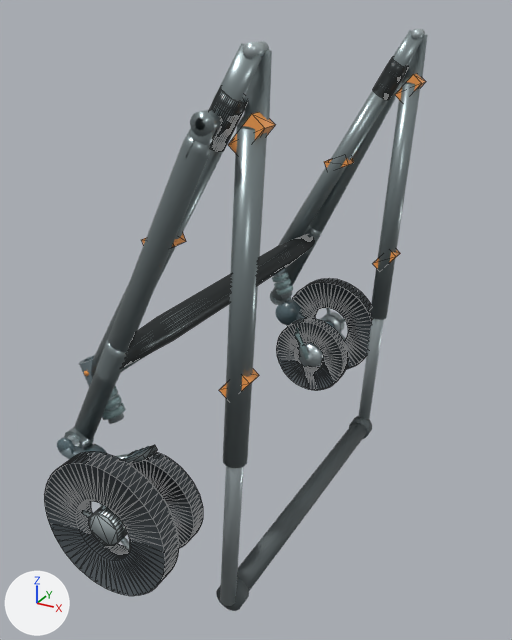
What one commit did to the glTF model models/no_cabin/w650_state3_wheel_S.glb.
Rendered twice from a 50 mm lens placed at (1.396, -0.933, 0.803), pointed at (0.901, -0.033, 0.353). Lighting does not change. The marker at lower left points along +X, +Y and +Z. The older version comes first. Mesh edges are drawn as thin lines on the coarser meshes.

In view in the first picture: 'FL_tire.011', 'FR_tire.011', 'RL_tire.011', 'RR_tire.011', 'V46_rear_leg_-1.011', 'V46_rear_leg_1.011', 'V46_rearbar.011', 'handle_slider_-1.013', 'main_lower_1.012', 'main_upper_-1.012', 'main_upper_1.012', 'round_handle.013' and 51 more.
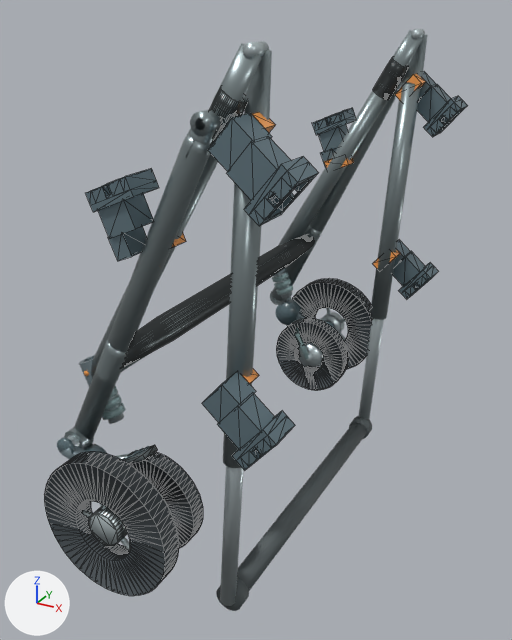
The change in detail:
Material 'Universal Cabin Receiver' (mat_universal_cabin_receiver) is new.
Its base color is (0.18, 0.26, 0.3) (greyish blue #768b95).
Its metallic is 0.58.
Its roughness is 0.42.
Mesh me_universal_cabin_receiver_m__1 is new.
It has 76 vertices, 156 faces and spans x 1.0034..1.1092, y -0.33..-0.282, z 0.6044..0.7058.
It uses material mat_universal_cabin_receiver (greyish blue #768b95).
Mesh me_universal_cabin_receiver_l__1 is new.
It has 76 vertices, 156 faces and spans x 0.8439..0.9118, y -0.33..-0.282, z 0.5327..0.6371.
It uses material mat_universal_cabin_receiver (greyish blue #768b95).
Mesh me_universal_cabin_receiver_h__1 is new.
It has 76 vertices, 156 faces and spans x 0.9848..1.0906, y -0.33..-0.282, z 0.305..0.4064.
It uses material mat_universal_cabin_receiver (greyish blue #768b95).
Mesh me_universal_cabin_receiver_m_1 is new.
It has 76 vertices, 156 faces and spans x 1.0034..1.1092, y 0.282..0.33, z 0.6044..0.7058.
It uses material mat_universal_cabin_receiver (greyish blue #768b95).
Mesh me_universal_cabin_receiver_l_1 is new.
It has 76 vertices, 156 faces and spans x 0.8439..0.9118, y 0.282..0.33, z 0.5327..0.6371.
It uses material mat_universal_cabin_receiver (greyish blue #768b95).
Mesh me_universal_cabin_receiver_h_1 is new.
It has 76 vertices, 156 faces and spans x 0.9848..1.0906, y 0.282..0.33, z 0.305..0.4064.
It uses material mat_universal_cabin_receiver (greyish blue #768b95).
Object 'Universal_Cabin_Receiver_M_-1' (ob_universal_cabin_receiver_m__1) is new; it shows me_universal_cabin_receiver_m__1.
Its location is (0.0, 0.0, 0.0).
Object 'Universal_Cabin_Receiver_L_-1' (ob_universal_cabin_receiver_l__1) is new; it shows me_universal_cabin_receiver_l__1.
Its location is (0.0, 0.0, 0.0).
Object 'Universal_Cabin_Receiver_H_-1' (ob_universal_cabin_receiver_h__1) is new; it shows me_universal_cabin_receiver_h__1.
Its location is (0.0, 0.0, 0.0).
Object 'Universal_Cabin_Receiver_M_1' (ob_universal_cabin_receiver_m_1) is new; it shows me_universal_cabin_receiver_m_1.
Its location is (0.0, 0.0, 0.0).
Object 'Universal_Cabin_Receiver_L_1' (ob_universal_cabin_receiver_l_1) is new; it shows me_universal_cabin_receiver_l_1.
Its location is (0.0, 0.0, 0.0).
Object 'Universal_Cabin_Receiver_H_1' (ob_universal_cabin_receiver_h_1) is new; it shows me_universal_cabin_receiver_h_1.
Its location is (0.0, 0.0, 0.0).

Boxes (x1, y1, x2, y2) around the edits, measured in the pictures (512 x 640 px):
'Universal_Cabin_Receiver_M_-1', added
    after: (208, 113, 318, 226)
'Universal_Cabin_Receiver_H_-1', added
    after: (202, 372, 295, 470)
'Universal_Cabin_Receiver_L_-1', added
    after: (86, 168, 159, 261)
'Universal_Cabin_Receiver_M_1', added
    after: (417, 71, 468, 137)
'Universal_Cabin_Receiver_H_1', added
    after: (393, 240, 438, 299)
'Universal_Cabin_Receiver_L_1', added
    after: (312, 108, 356, 167)
